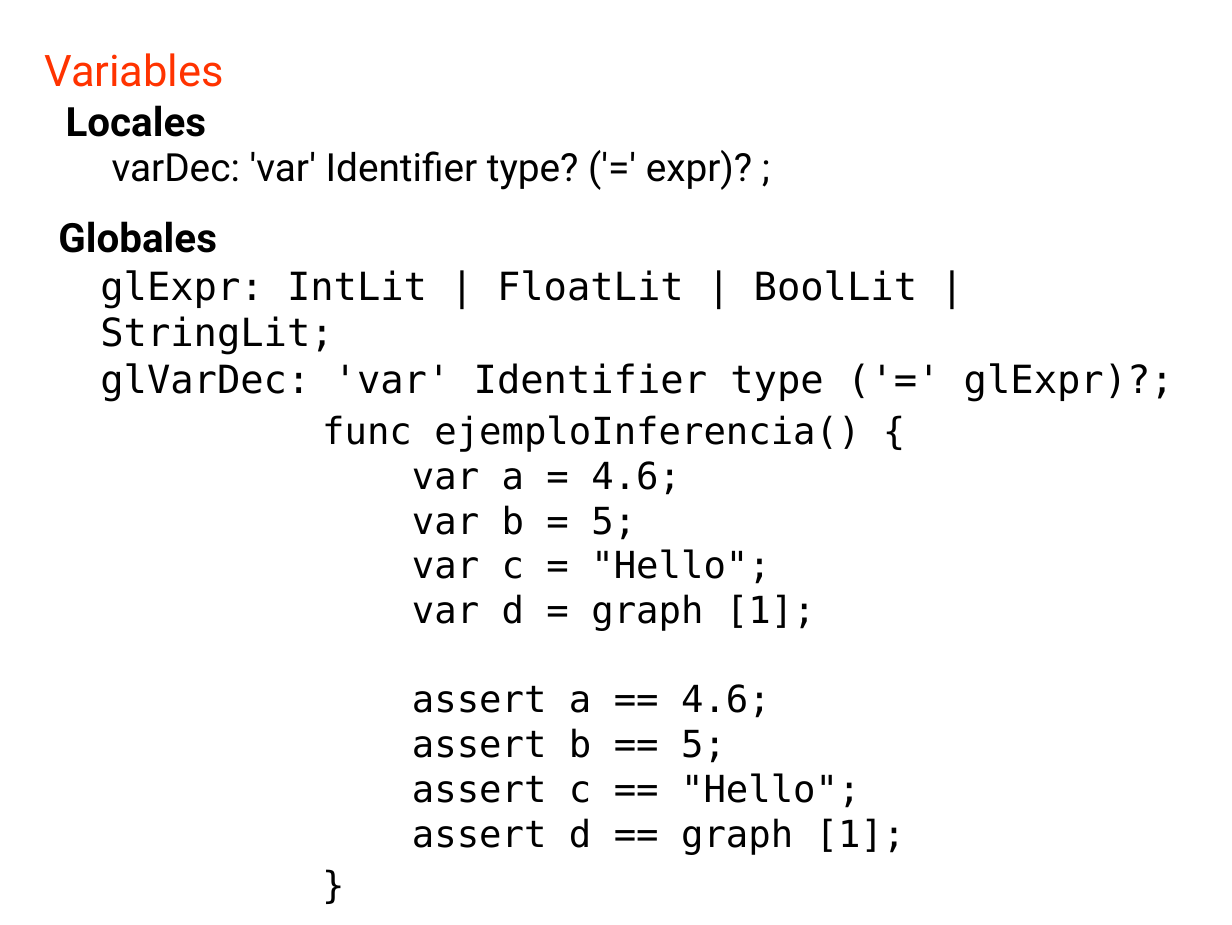
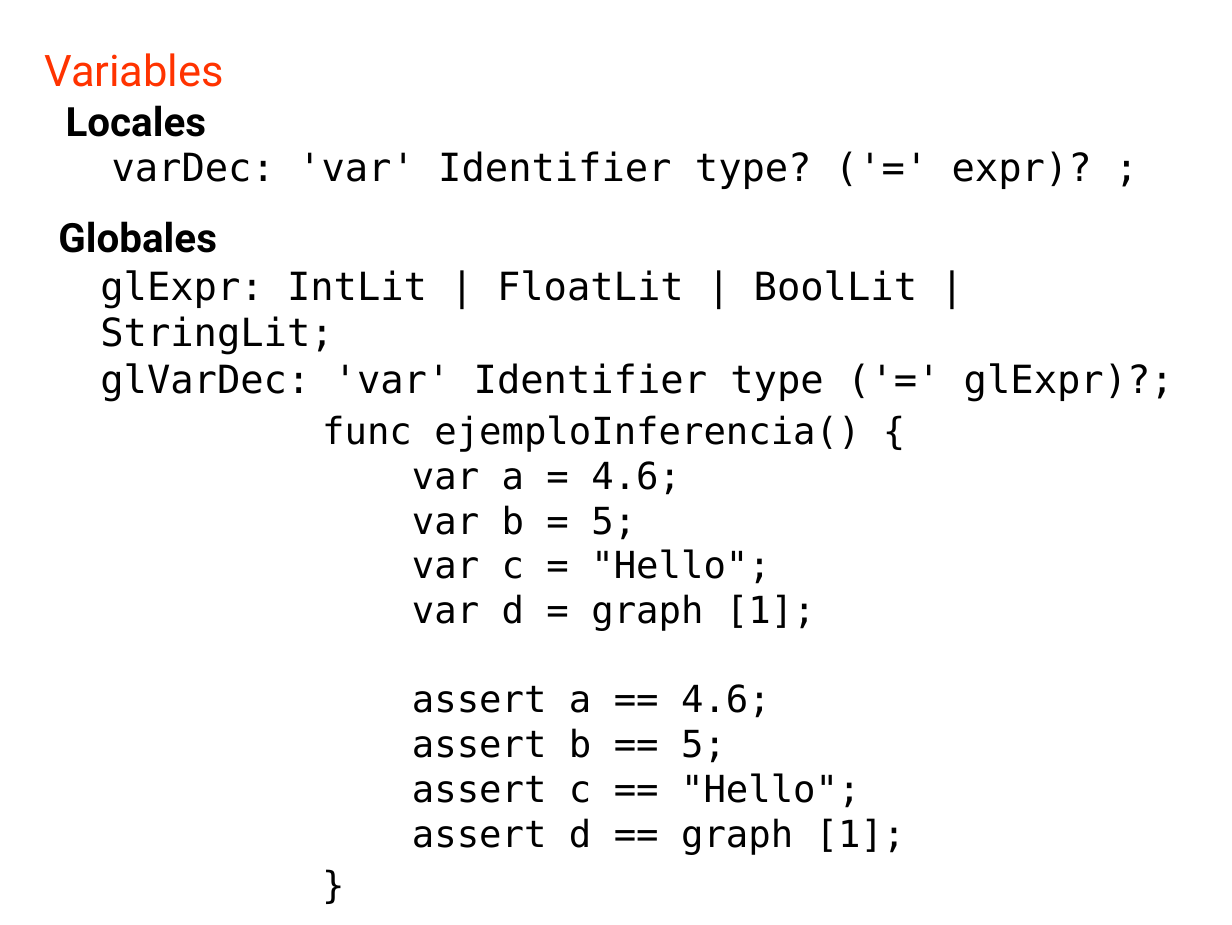
Before and after one commit to GAPM/cg, a slide deck: slide 18 of doc/CG.odp (slide 19 before the commit). Drawn at 1232x925 pixels with LibreOffice and Linux fonts; fonts in the diff are those of the drawing. Boxes give left, top, right and bottom in pixels: in the first picture for what was removed or moved away, otherwise in the second. Text is boxed around its words. In the diff, an @@ line names an element or a change of style, - is before the commit and + after.

```diff
--- a/doc/CG.odp
+++ b/doc/CG.odp
@@ text "varDec: 'var' Identifier type? ('=' ..." at box(112, 151, 1092, 189): font Roboto to DejaVu Sans Mono @@
```
Also in this commit, not shown: 11 other slides changed, 1 slide added, 6 slides removed.
